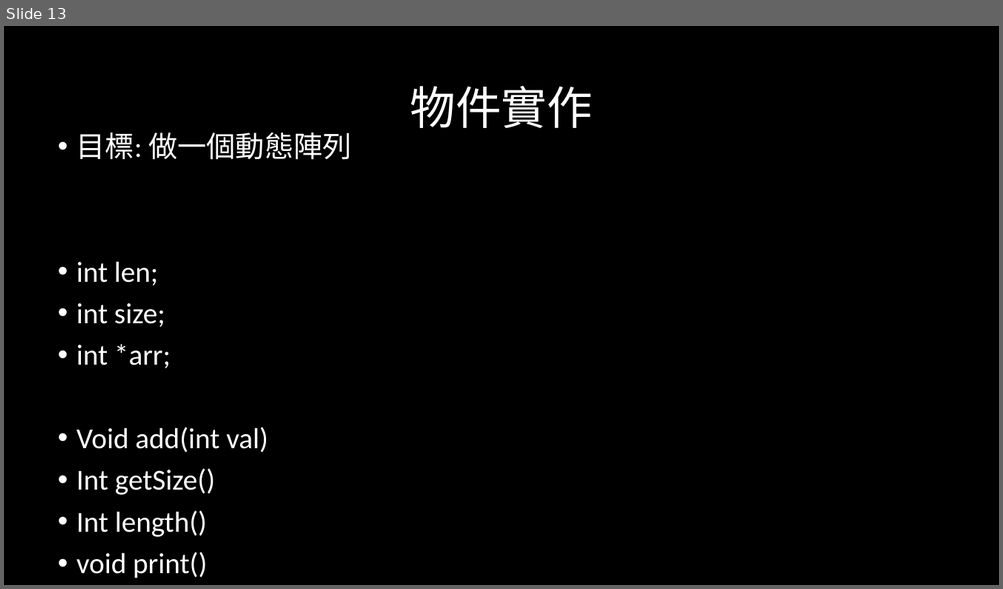
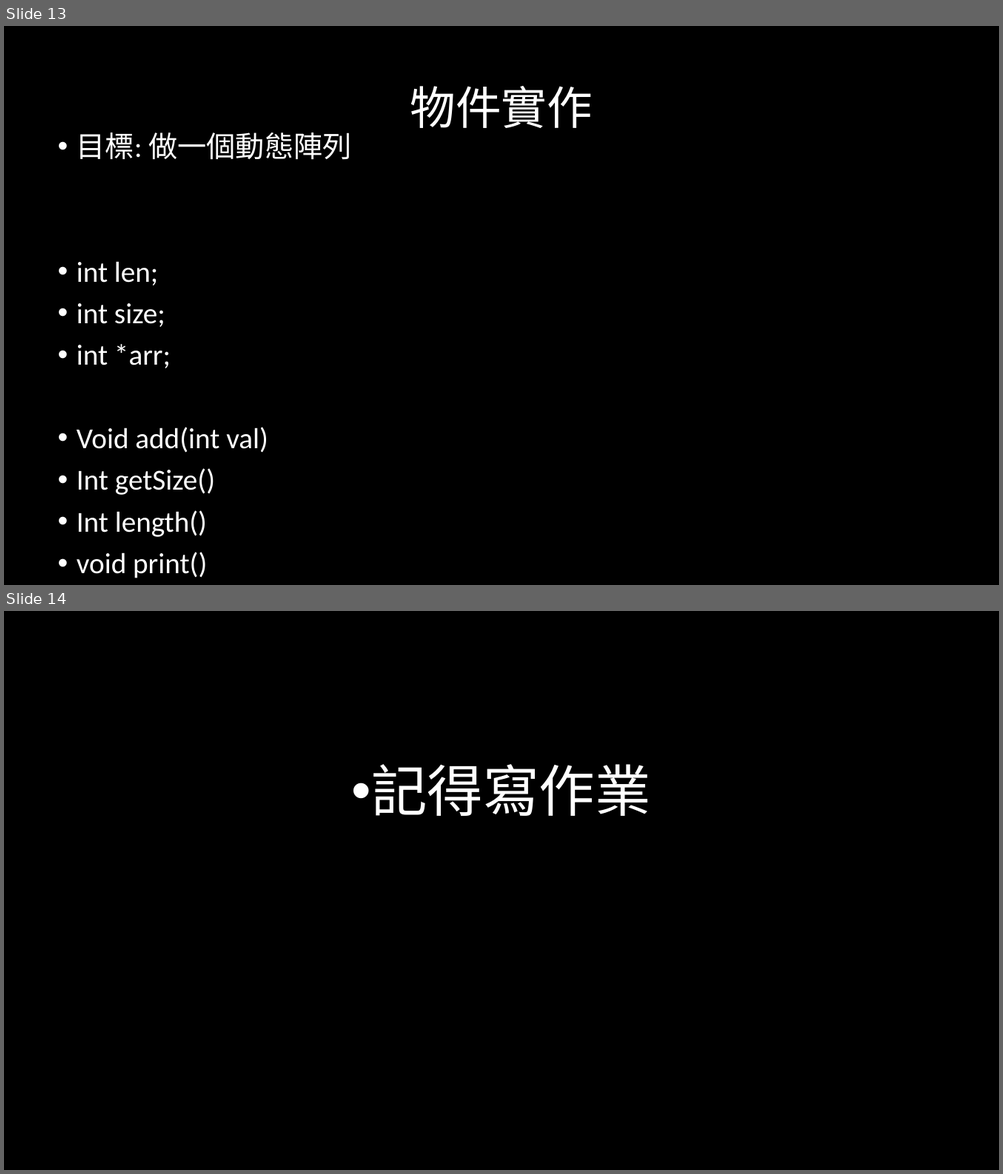
Before and after one commit to weermark/class, a slide deck: practical_class/class_ppt/0602程一實習.pptx. Shown one above the other, each under a label of ours: slide 13 before the commit, slides 13 and 14 after it. The pictures are 1003x589 and 1003x1174 pixels, drawn with LibreOffice and Linux fonts; fonts in the diff are those of the drawing. Boxes give left, top, right and bottom in pixels: in the first picture for what was removed or moved away, otherwise in the second. Text is boxed around its words. In the diff, an @@ line names an element or a change of style, - is before the commit and + after.

```diff
--- a/practical_class/class_ppt/0602程一實習.pptx
+++ b/practical_class/class_ppt/0602程一實習.pptx
@@ slide 14 added at [4, 611, 999, 1170], background #000000 @@
@@ text added at [371, 764, 651, 816], 54 pt, text #FFFFFF @@
+• 記得寫作業
```
